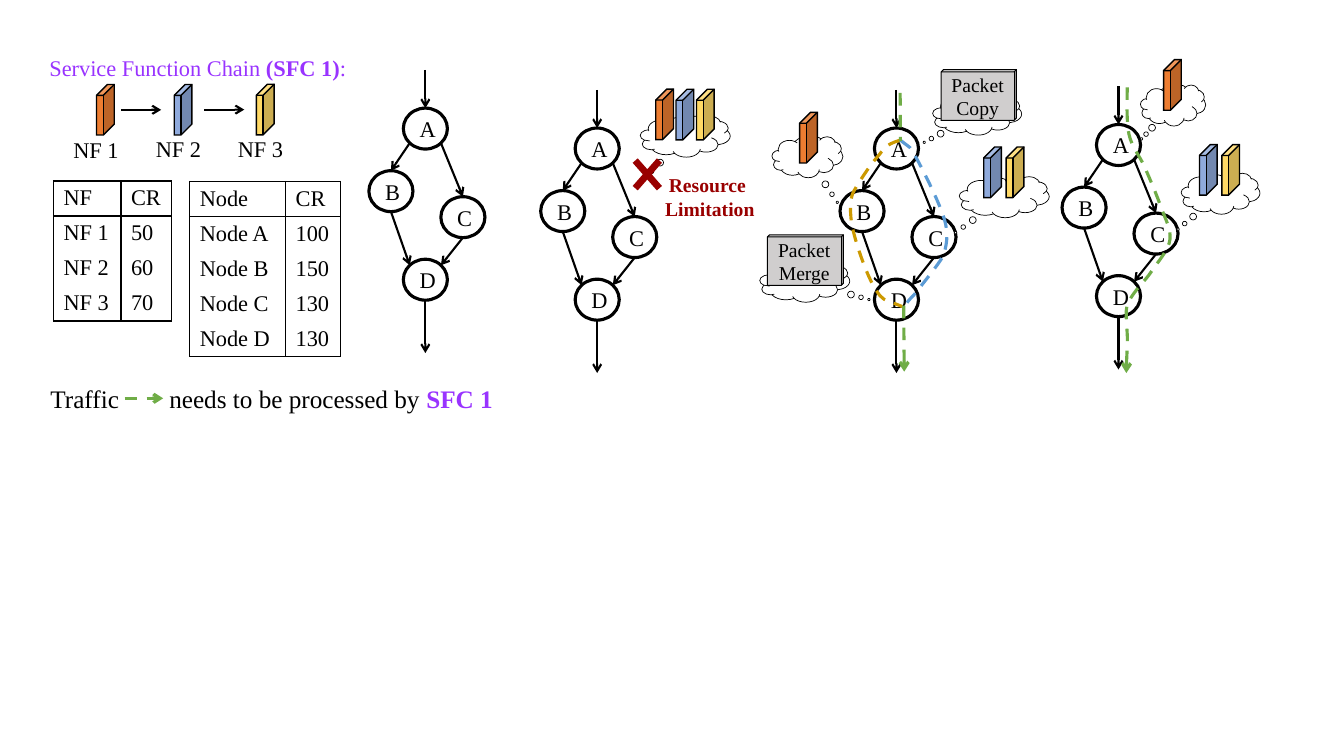
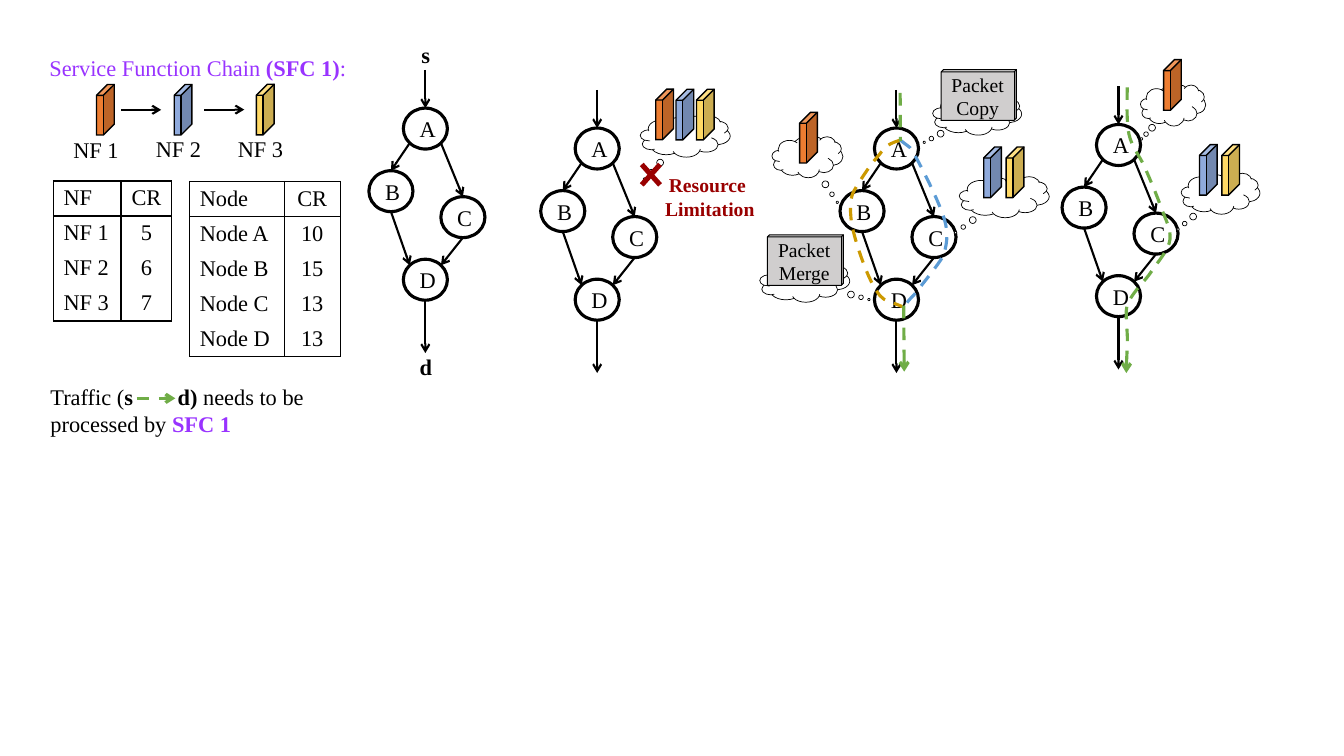
Before and after one commit to fnrg-nfv/flexchain, a slide deck: slide 1 of docs/fig1.pptx. Drawn at 1344x756 pixels with LibreOffice and Linux fonts; fonts in the diff are those of the drawing. Boxes give left, top, right and bottom in pixels: in the first picture for what was removed or moved away, otherwise in the second. Text is boxed around its words. In the diff, an @@ line names an element or a change of style, - is before the commit and + after.

```diff
--- a/docs/fig1.pptx
+++ b/docs/fig1.pptx
@@ text added at [421, 52, 430, 64], 16 pt, text #000000, bold @@
+s
@@ cross: place and size @@
-cross at [624, 148, 670, 202]
+cross at [633, 155, 668, 195]
@@ table at [53, 180, 171, 329] @@
-row 2, column 2: 50
+row 2, column 2: 5
-row 3, column 2: 60
+row 3, column 2: 6
-row 4, column 2: 70
+row 4, column 2: 7
@@ alignment left to centre @@
@@ table at [190, 181, 341, 366] @@
-row 2, column 2: 100
+row 2, column 2: 10
-row 3, column 2: 150
+row 3, column 2: 15
-row 4, column 2: 130
+row 4, column 2: 13
-row 5, column 2: 130
+row 5, column 2: 13
@@ alignment left to centre @@
@@ text added at [420, 359, 432, 376], 16 pt, text #000000, bold @@
+d
@@ text at [50, 389, 304, 437]: text changed; size 18 to 16 pt @@
-Traffic needs to be processed by SFC 1
+Traffic (s d) needs to be
+processed by SFC 1
@@ arrow moved from (125, 398) - (163, 398) to (137, 398) - (175, 398) @@
```
Also in this commit, not shown: 1 slide removed.
